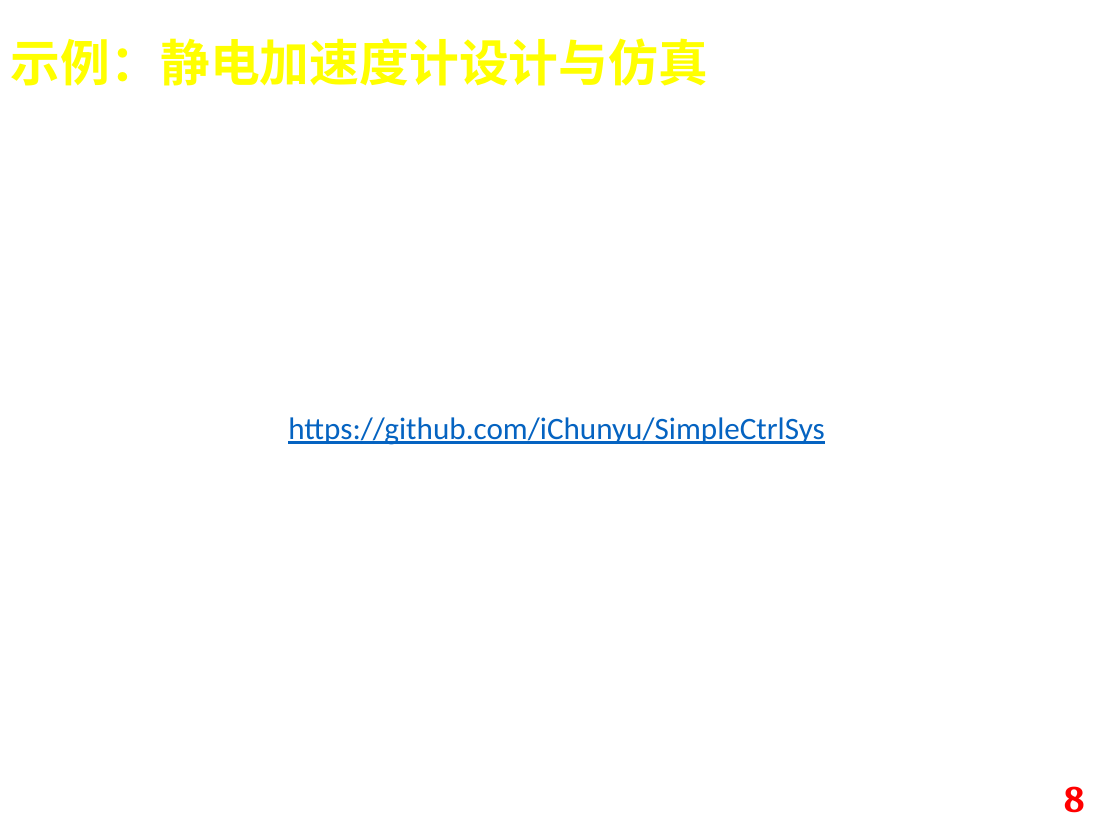
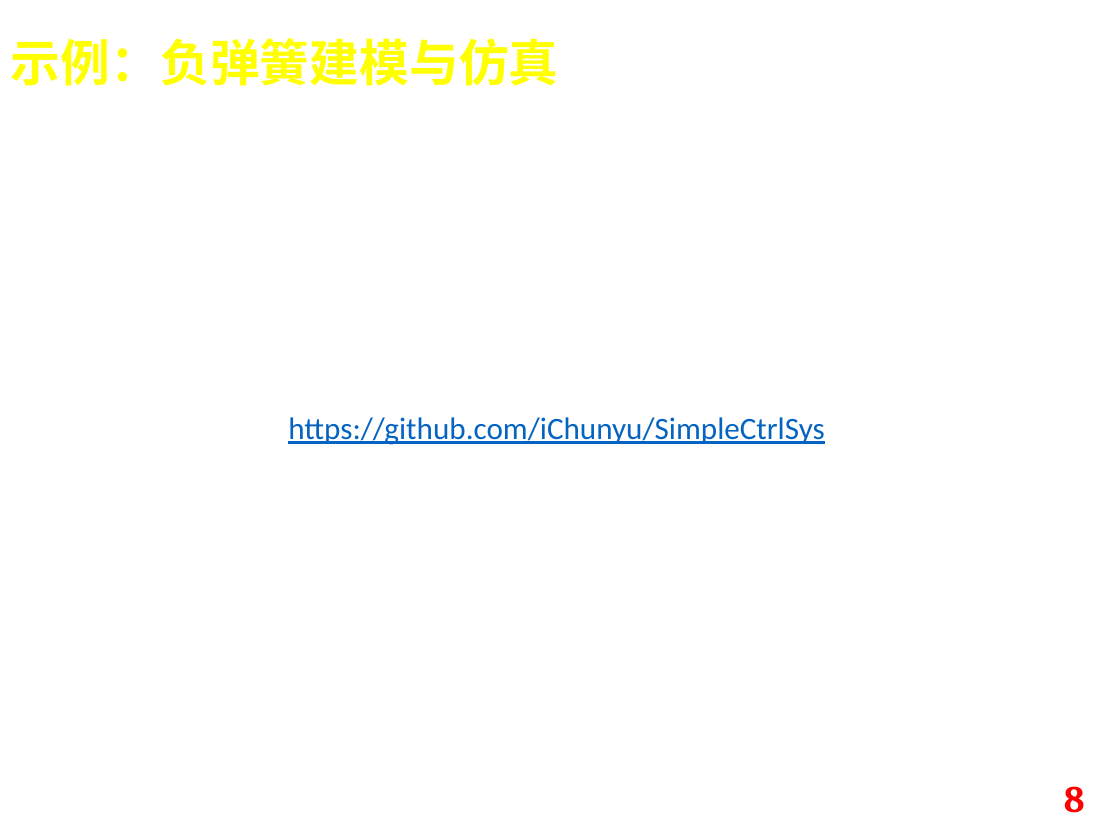
Before and after one commit to iChunyu/LearnCtrlSys, a slide deck: slide 8 of Reference/控制系统简介.pptx. Drawn at 1120x840 pixels with LibreOffice and Linux fonts; fonts in the diff are those of the drawing; background and template pictures are left out. Boxes give left, top, right and bottom in pixels: in the first picture for what was removed or moved away, otherwise in the second. Text is boxed around its words. In the diff, an @@ line names an element or a change of style, - is before the commit and + after.

Commit message:
修改错别字

```diff
--- a/Reference/控制系统简介.pptx
+++ b/Reference/控制系统简介.pptx
@@ text at (11, 38, 559, 86): text changed @@
-示例：静电加速度计设计与仿真
+示例：负弹簧建模与仿真
```
